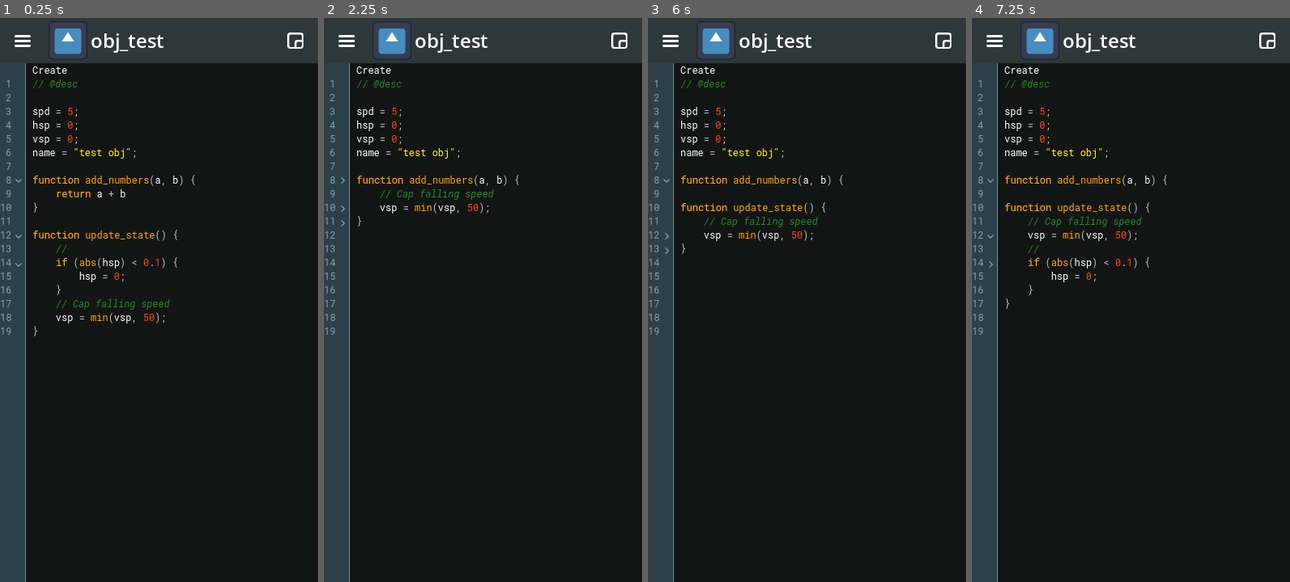
Above: before the commit, frames 1-4 (left to right).
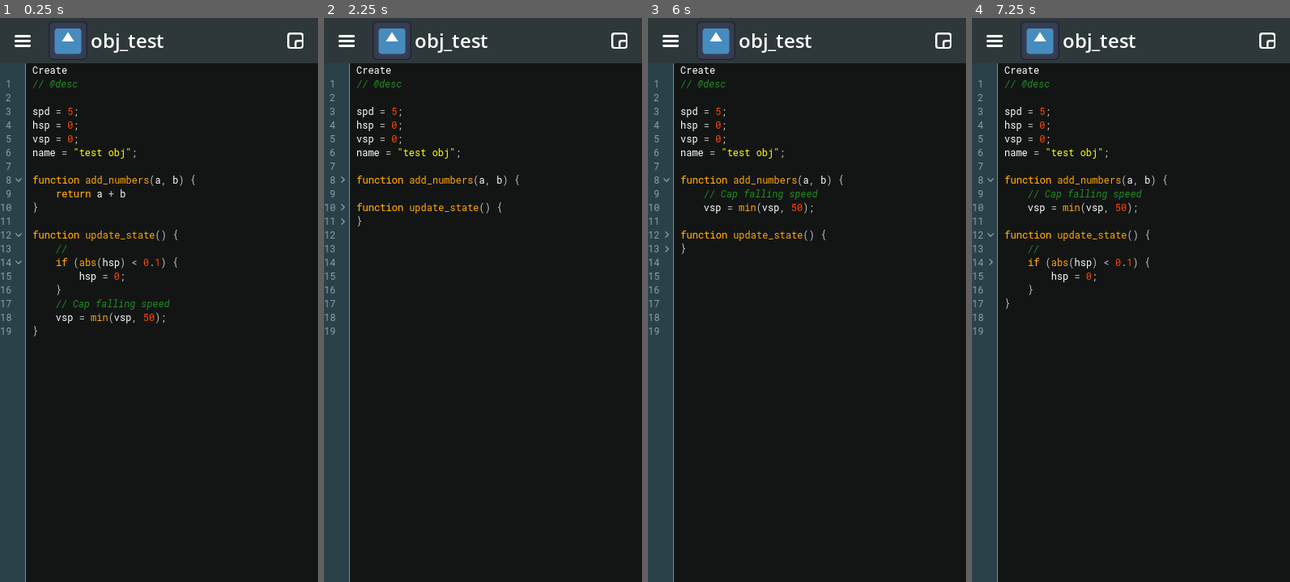
Above: after the commit, the same moments.

Repository: brenioks/DroidMakerUI
Game: Godot game, scene res://workplace.tscn
The game is run twice, just before and just after one commit, with the same random seed, the same clock (stepped at 60 frames per second) and the same inputs. The engine's default icon, where the game draws it, is replaced by a stand-in: a white triangle on a blue panel in a dark square.
Inputs (mouse positions are in pixels of both pictures, inside the frame that each line leads up to; where the layout moved, square brackets give the same spot in the first picture):
- Up to frame 1 (0.25 s): no input
- Up to frame 2 (2.25 s): click (343, 181) at 0.5 s; click (343, 209) at 1.25 s; click (343, 221) at 2 s
- Up to frame 3 (6 s): click (670, 40) at 2.75 s; click (943, 40) at 3.5 s; click (670, 40) at 4.25 s; click (943, 40) at 5 s; click (667, 181) at 5.75 s
- Up to frame 4 (7.25 s): click (991, 232) [991, 237] at 6.5 s

The runs differ from the first frame. In frame 1, less than 0.1% of the frame differs, in the area x 4-7%, y 28-45%; in frame 2, 0.5%; in frame 3, 1.0%; in frame 4, 1.0%, in the area x 4-56%, y 28-45%.

Commit message:
Fixed fold buttons spacing

Diff:
--- a/CodeEditor/gutter/gutter.gd
+++ b/CodeEditor/gutter/gutter.gd
@@ -102,9 +102,9 @@
 			# After last foldline_end
 			if fold > 1:
 				var last_foldline_start: int = fold_list[fold - 2]
-				space.custom_minimum_size.y = FONT_HEIGHT * (foldline_start - last_foldline_start - 1)
+				space.custom_minimum_size.y = FONT_HEIGHT * (foldline_start - last_foldline_start - 1) - 1
 			else:
-				space.custom_minimum_size.y = FONT_HEIGHT * (foldline_start - 1)
+				space.custom_minimum_size.y = FONT_HEIGHT * (foldline_start - 1) - 1
 			fold_button_list.add_child(space)
 
 		var fold_button_inst: Button = foldline_button.instantiate()
@@ -116,10 +116,10 @@
 	fold_button_list.visible = false
 
 func offset_fold(fold: int, offset: int):
-	if fold == 0 or fold > line_count:
+	if offset == 0 or fold == 0 or fold > line_count:
 		return
 	var foldline = fold_list[fold]
-	var fold_button = fold_button_list.get_node_or_null("Fold%d" % fold)
+	var fold_button: Button = fold_button_list.get_node_or_null("Fold%d" % fold)
 	if not fold_button:
 		printerr("cant offset Fold%d (l %d), button not found" % [fold, foldline])
 		return
@@ -127,7 +127,6 @@
 	if not spacer_before:
 		printerr("cant offset Fold%d (l %d), because there's no spacer before it" % [fold, foldline])
 		return
-
 	spacer_before.custom_minimum_size.y += offset * FONT_HEIGHT
 	fold_list[fold] += offset
 	fold_list[fold + 1] += offset
@@ -144,6 +143,6 @@
 		fold_opened.emit(foldline_start, foldline_end)
 		print("fold %d opened" % foldline_start)
 
-	# Offset every other fold by the length of this
-	for other_fold in range(fold + 2, fold_list.size() - 1, 2):
-		offset_fold(other_fold, fold_length * (-1 if closed else 1))
+	var next_fold = fold + 2
+	if next_fold < fold_list.size():
+		offset_fold(next_fold, fold_length * (-1 if closed else 1))
